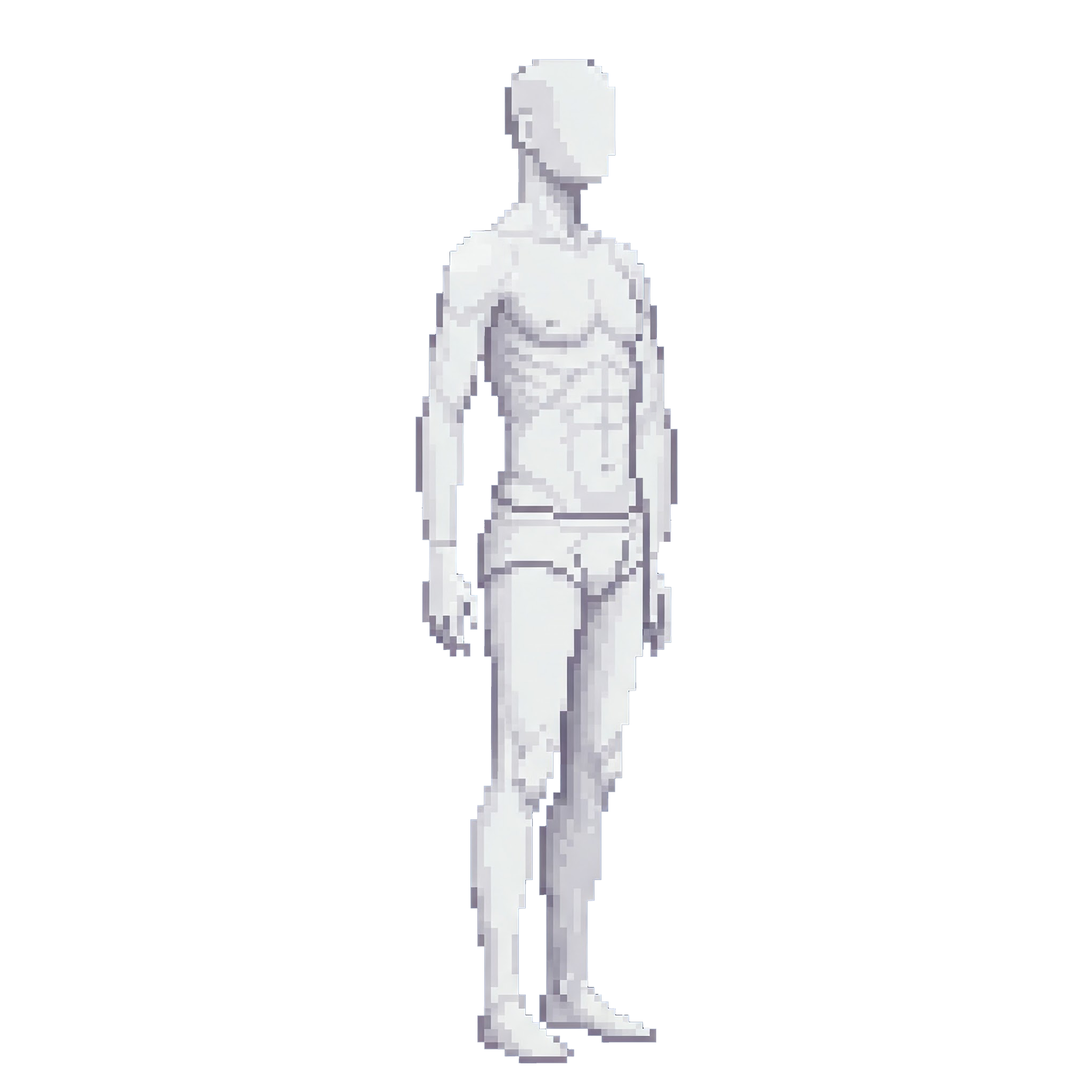
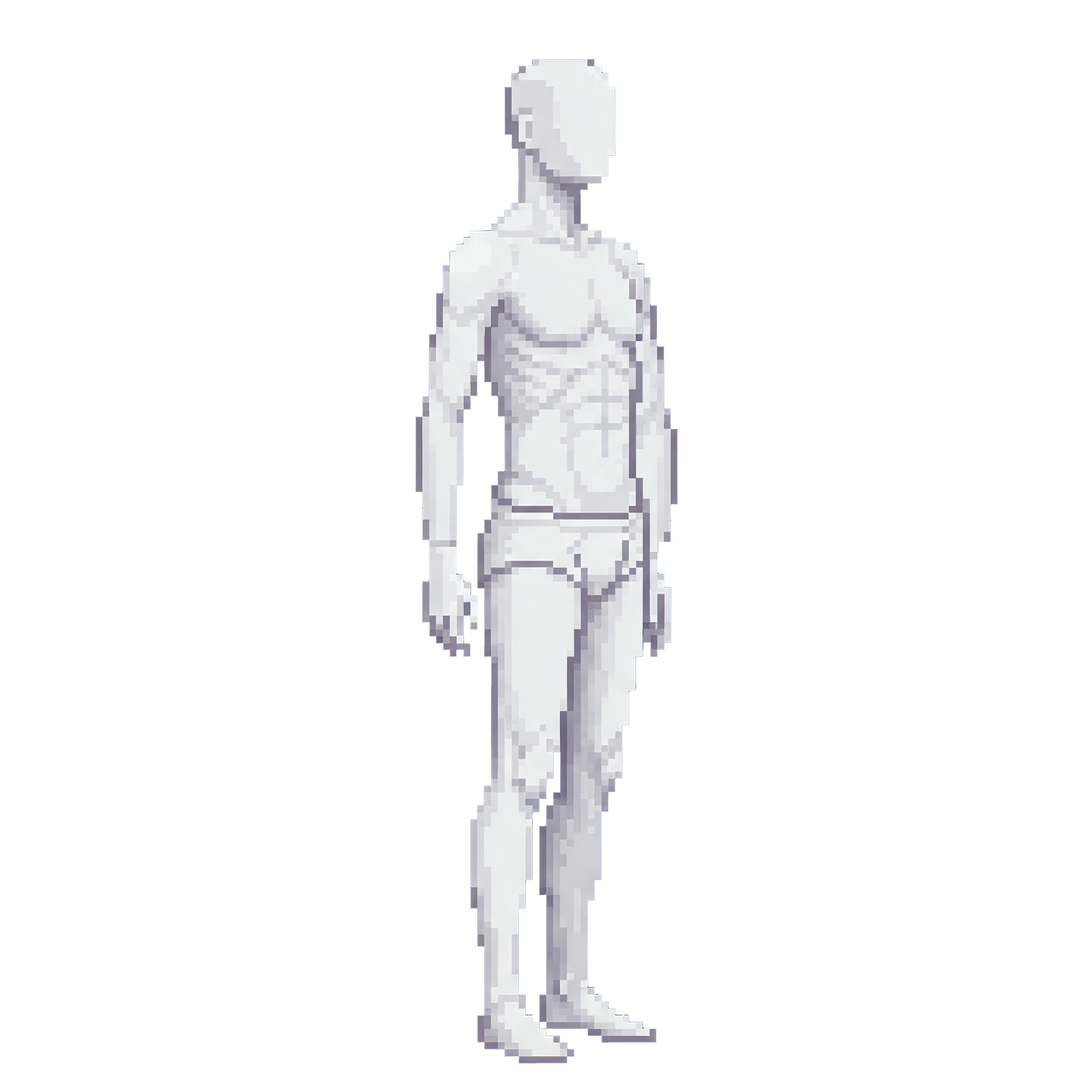
Before/after of a w=1091, h=1091 layered artwork. What changed in the layer stack:
painted on "胴体" over (540, 316, 619, 479)
